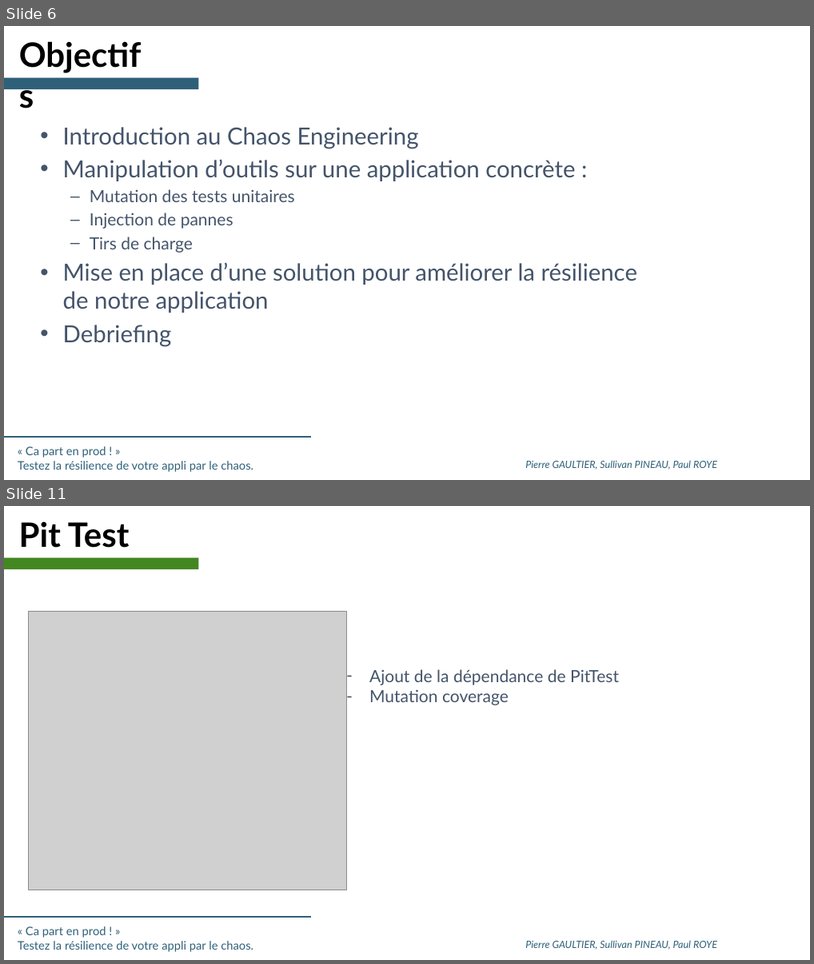
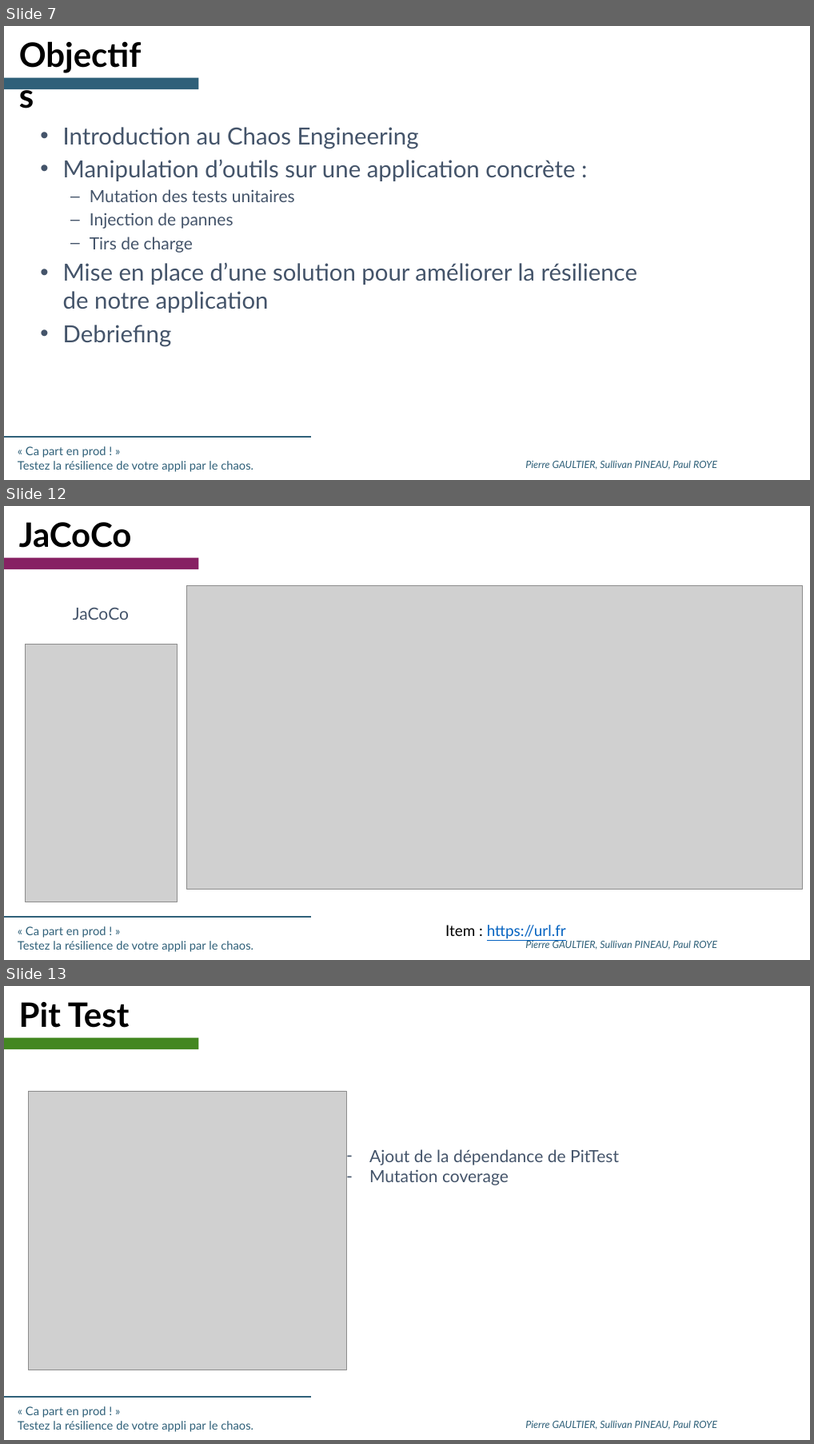
Before and after one commit to SII-Codelab-Chaos/Codelab-Chaos-TP, a slide deck: Hands-On -Chaos - SLIDES.pptx. Shown one above the other, each under a label of ours: slides 6 and 11 before the commit, slides 7, 12 and 13 after it; the slides between them are not shown. The pictures are 814x964 and 814x1444 pixels, drawn with LibreOffice and Linux fonts; fonts in the diff are those of the drawing; grey boxes stand for pictures; background and template pictures are left out. Boxes give left, top, right and bottom in pixels: in the first picture for what was removed or moved away, otherwise in the second. Text is boxed around its words. In the diff, an @@ line names an element or a change of style, - is before the commit and + after.

```diff
--- a/Hands-On -Chaos - SLIDES.pptx
+++ b/Hands-On -Chaos - SLIDES.pptx
@@ slide 12 added at [4, 506, 810, 960], background #FFFFFF; not listed: 3 template elements that a slide beside it also shows @@
@@ text added at [19, 522, 132, 548], 40 pt, text #000000, bold @@
+JaCoCo
@@ rectangle added at [4, 557, 198, 569], fill #872163 @@
@@ picture added at [186, 585, 803, 888] @@
@@ text added at [73, 608, 129, 620], 20 pt, text #44546A @@
+JaCoCo
@@ picture added at [25, 644, 177, 902] @@
@@ text added at [446, 924, 566, 939], 18 pt, text #0563C1, underline @@
+Item : https://url.fr
@@ what was slide 6 is now slide 7 @@
@@ what was slide 11 is now slide 13 @@
```
Also in this commit, not shown: 5 slides changed, 2 other slides added, 1 slide removed.
